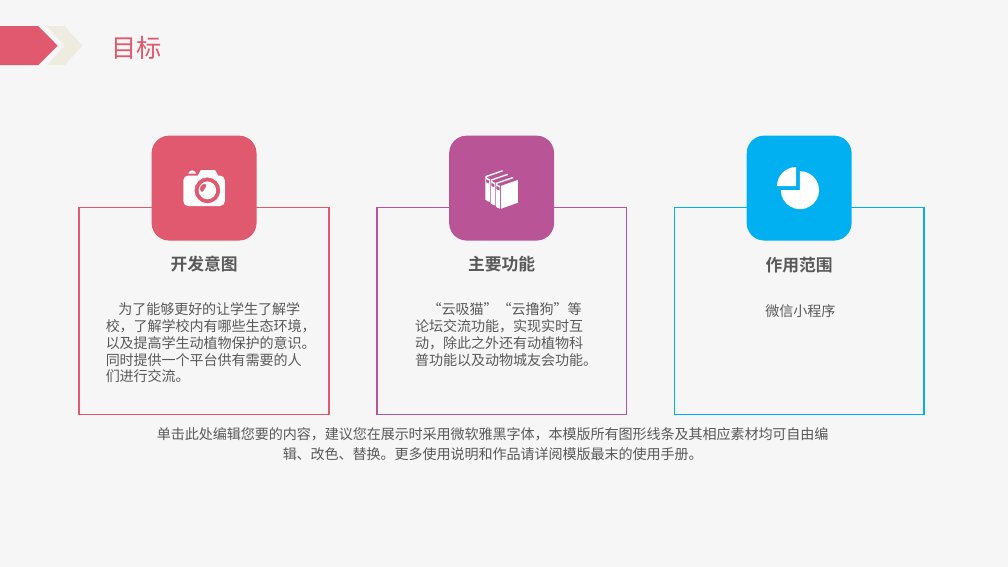
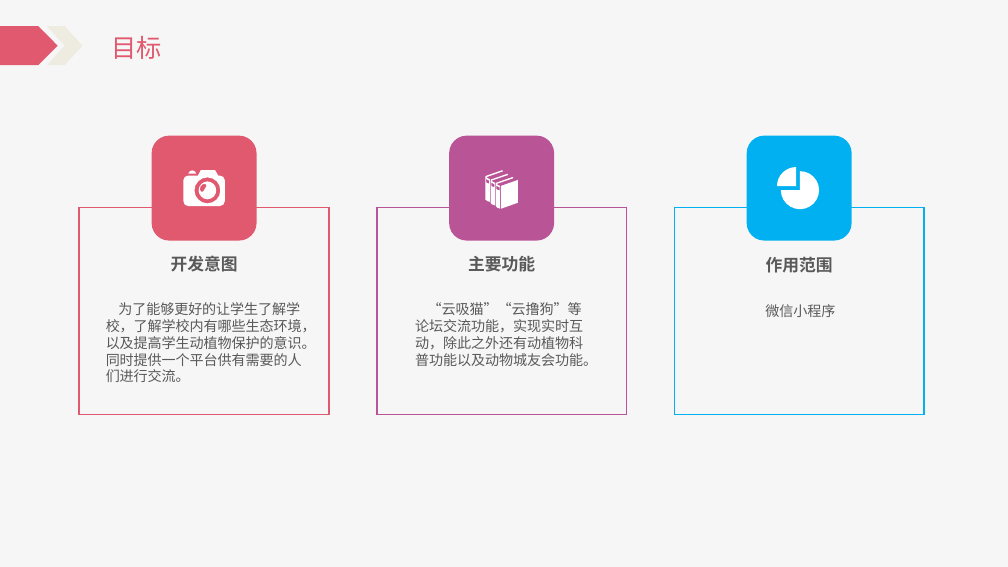
Before and after one commit to Katashixz/ZUCCbiosphere, a slide deck: slide 7 of 软件需求规格说明/SE2021-G005-软件需求说明.pptx. Drawn at 1008x567 pixels with LibreOffice and Linux fonts; fonts in the diff are those of the drawing. Boxes give left, top, right and bottom in pixels: in the first picture for what was removed or moved away, otherwise in the second. Text is boxed around its words. In the diff, an @@ line names an element or a change of style, - is before the commit and + after.

```diff
--- a/软件需求规格说明/SE2021-G005-软件需求说明.pptx
+++ b/软件需求规格说明/SE2021-G005-软件需求说明.pptx
@@ text removed at bbox=[157, 427, 829, 460] @@
-单击此处编辑您要的内容，建议您在展示时采用微软雅黑字体，本模版所有图形线条及其相应素材均可自由编辑、改色、替换。更多使用说明和作品请详阅模版最末的使用手册。
```
Also in this commit, not shown: 3 other slides changed, 12 slides added, 1 slide removed, 14 other files.
